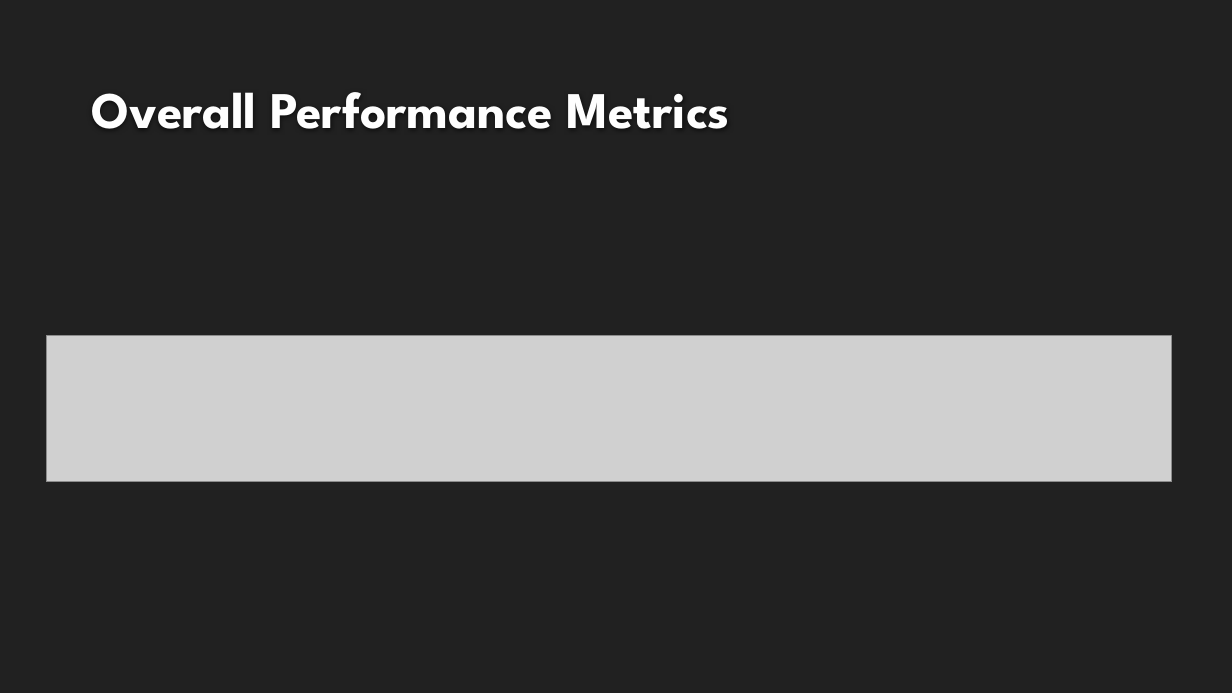
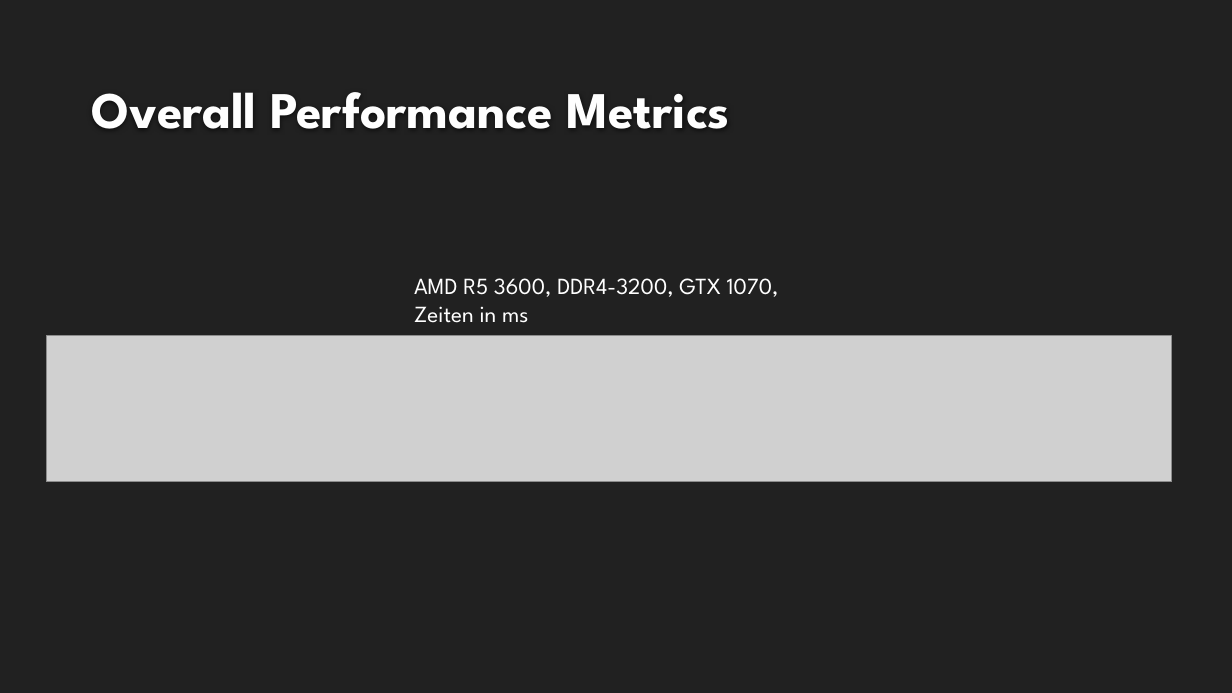
Before and after one commit to GjergjiSh/hpc-game-of-life, a slide deck: slide 18 of docs/game-of-life-presi.pptx. Drawn at 1232x693 pixels with LibreOffice and Linux fonts; fonts in the diff are those of the drawing; grey boxes stand for pictures; background and template pictures are left out. Boxes give left, top, right and bottom in pixels: in the first picture for what was removed or moved away, otherwise in the second. Text is boxed around its words. In the diff, an @@ line names an element or a change of style, - is before the commit and + after.

Commit message:
Added some text to präse

```diff
--- a/docs/game-of-life-presi.pptx
+++ b/docs/game-of-life-presi.pptx
@@ text added at (414, 278, 779, 323), 18 pt, text #FFFFFF @@
+AMD R5 3600, DDR4-3200, GTX 1070, Zeiten in ms
```
